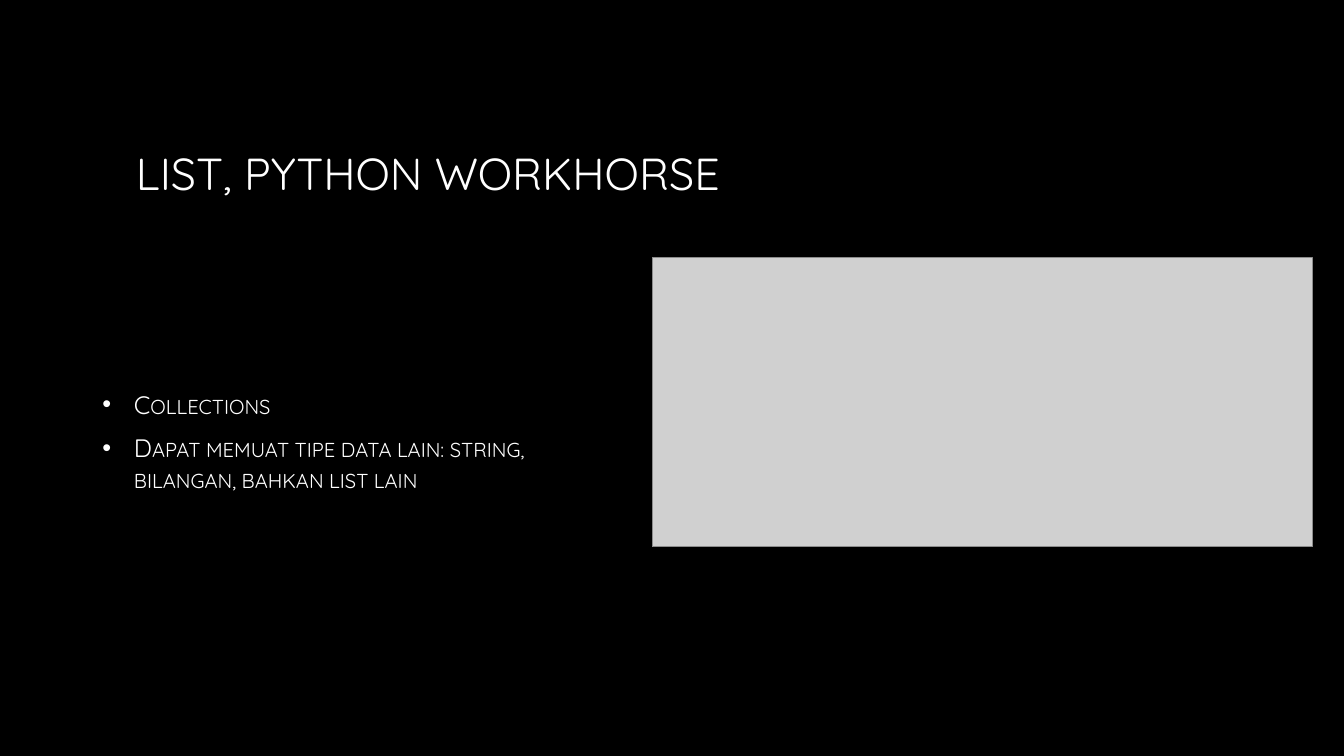
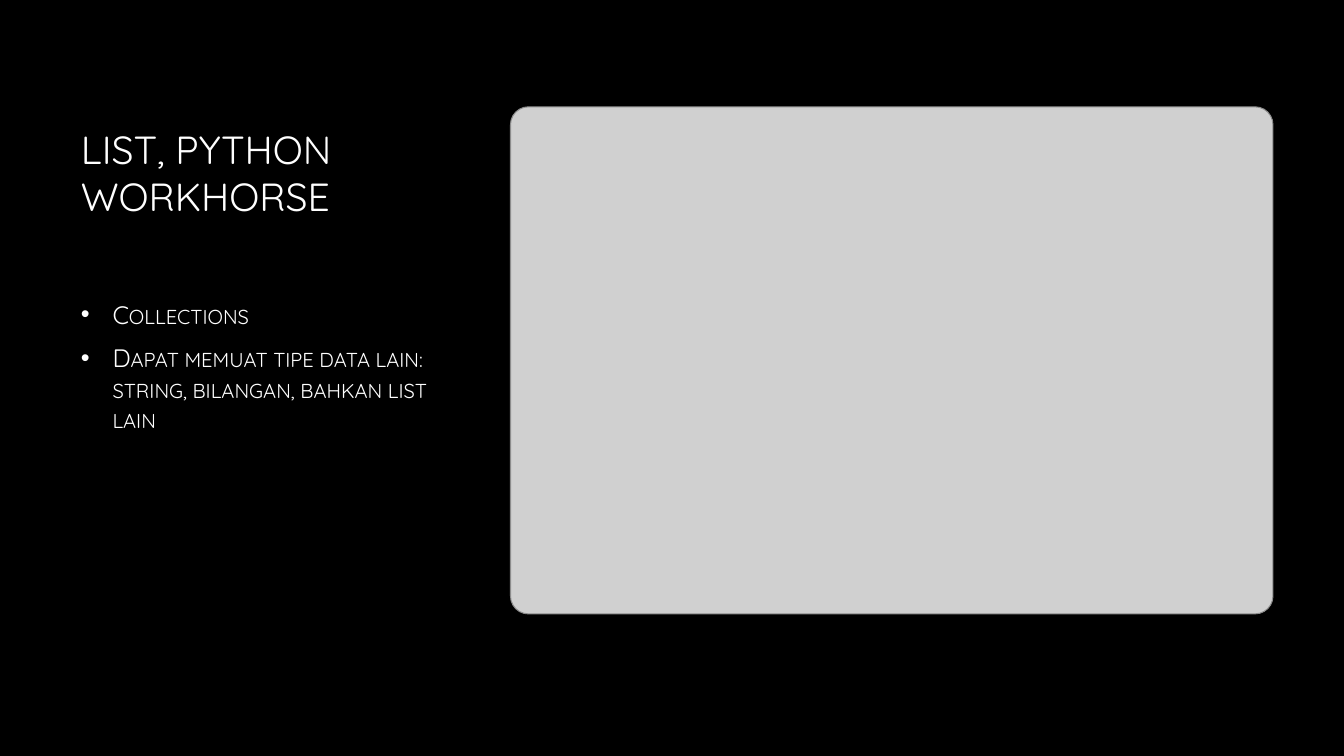
Before and after one commit to msiahaan/BelajarPython, a slide deck: slide 3 of slides/BelajarPython_02_Col_Loop.pptx. Drawn at 1344x756 pixels with LibreOffice and Linux fonts; fonts in the diff are those of the drawing; grey boxes stand for pictures; background and template pictures are left out. Boxes give left, top, right and bottom in pixels: in the first picture for what was removed or moved away, otherwise in the second. Text is boxed around its words. In the diff, an @@ line names an element or a change of style, - is before the commit and + after.

```diff
--- a/slides/BelajarPython_02_Col_Loop.pptx
+++ b/slides/BelajarPython_02_Col_Loop.pptx
@@ title "LIST, PYTHON WORKHORSE": place and size @@
-title "LIST, PYTHON WORKHORSE" at [136,158,720,196]
+title "LIST, PYTHON WORKHORSE" at [81,136,331,212]
@@ title "LIST, PYTHON WORKHORSE" at [81,136,331,212]: size 32 to 28 pt @@
@@ picture added at [510,107,1272,614] @@
@@ picture removed at [652,258,1313,547] @@
@@ text "Collections": place and size @@
-text "Collections" at [134,442,525,491]
+text "Collections" at [113,353,427,428]
@@ text "Collections" at [113,353,427,428]: vertical alignment middle to top @@
```
Also in this commit, not shown: 4 other slides changed, 5 other files.
